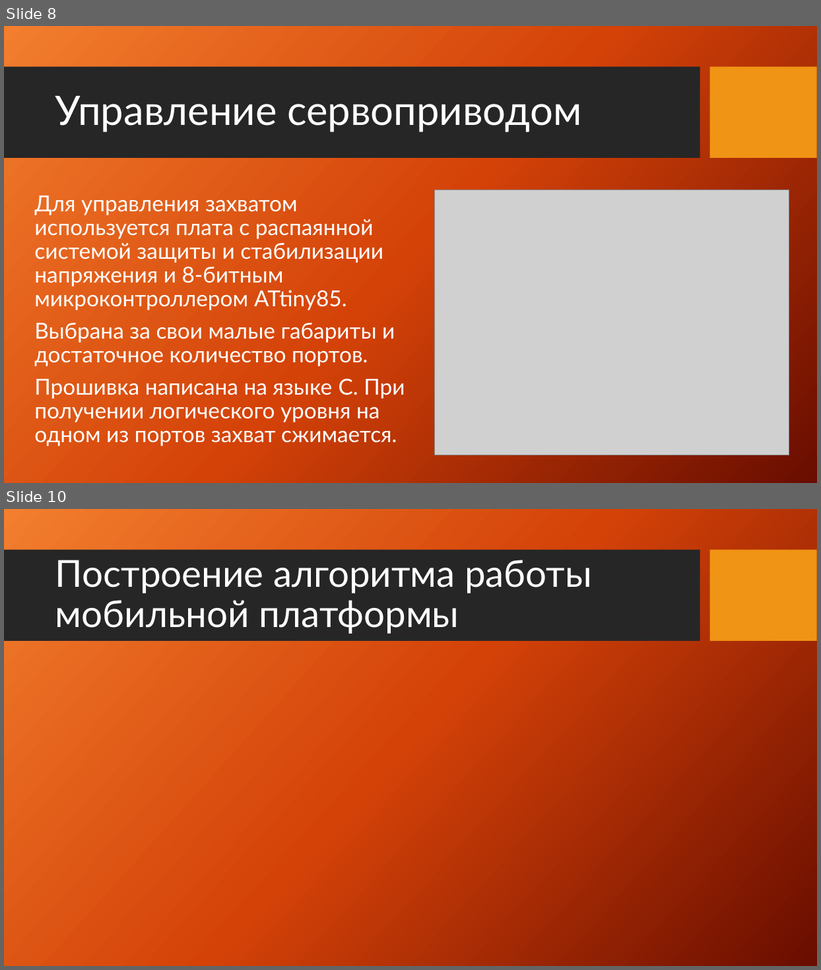
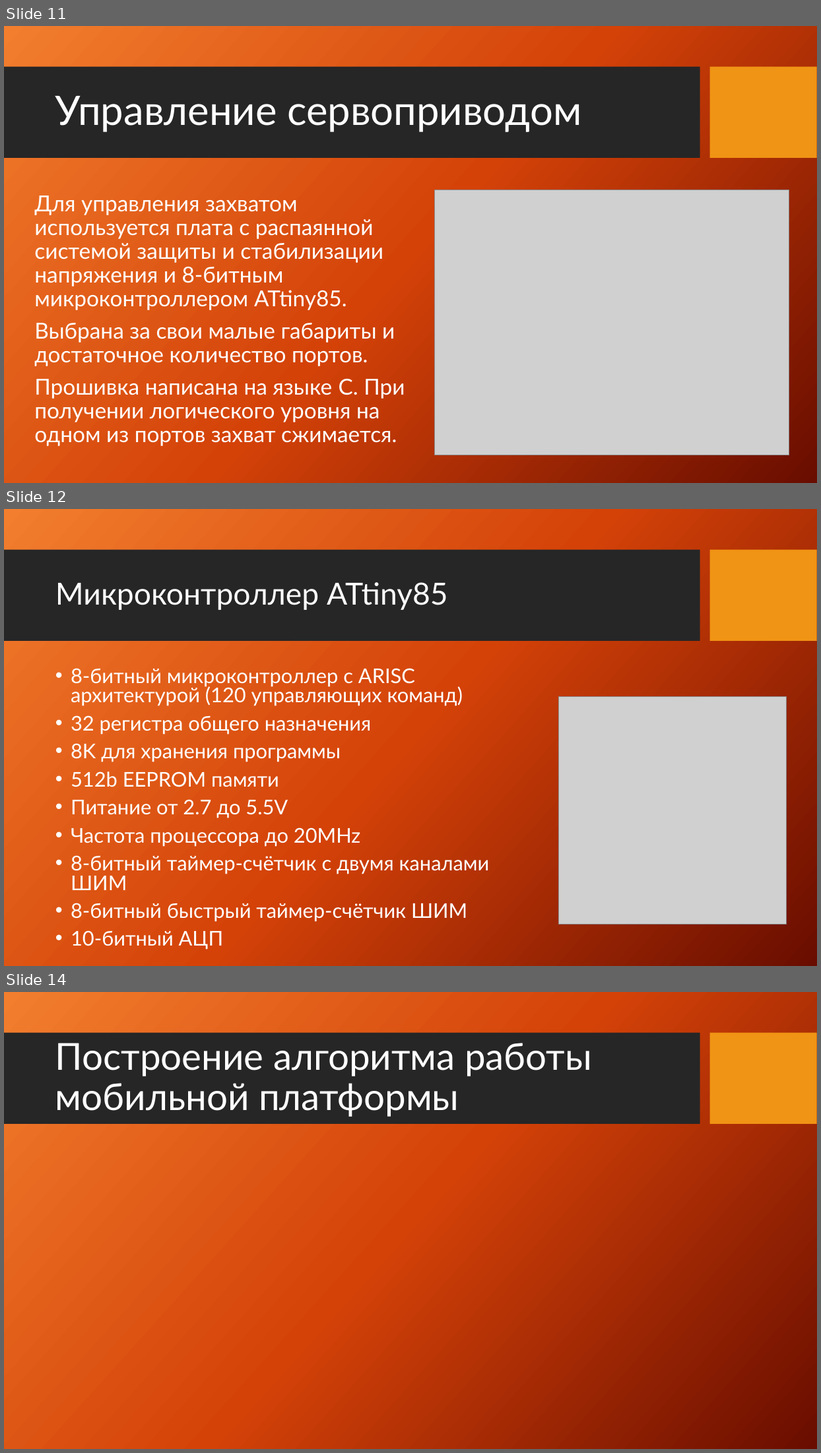
Before and after one commit to vladubase/WorldSkillsBelarus2020, a slide deck: Presentation/Презентация проектных решений.pptx. Shown one above the other, each under a label of ours: slides 8 and 10 before the commit, slides 11, 12 and 14 after it; the slides between them are not shown. The pictures are 821x970 and 821x1453 pixels, drawn with LibreOffice and Linux fonts; fonts in the diff are those of the drawing; grey boxes stand for pictures; background and template pictures are left out. Boxes give left, top, right and bottom in pixels: in the first picture for what was removed or moved away, otherwise in the second. Text is boxed around its words. In the diff, an @@ line names an element or a change of style, - is before the commit and + after.

```diff
--- a/Presentation/Презентация проектных решений.pptx
+++ b/Presentation/Презентация проектных решений.pptx
@@ slide 12 added at (4, 509, 817, 966), background picture (left out); not listed: 2 template elements that a slide beside it also shows @@
@@ title added at (55, 582, 448, 610), 36 pt, text #FFFFFF @@
+Микроконтроллер ATtiny85
@@ text added at (71, 668, 490, 950), 24 pt, text #FFFFFF @@
+• 8-битный микроконтроллер с ARISC архитектурой (120 управляющих команд)
+• 32 регистра общего назначения
+• 8K для хранения программы
+• 512b EEPROM памяти
+• Питание от 2.7 до 5.5V
+• Частота процессора до 20MHz
+• 8-битный таймер-счётчик с двумя каналами ШИМ
+• 8-битный быстрый таймер-счётчик ШИМ
+• 10-битный АЦП
@@ picture added at (558, 697, 787, 925) @@
@@ what was slide 8 is now slide 11 @@
@@ what was slide 10 is now slide 14 @@
```
Also in this commit, not shown: 7 slides changed, 3 other slides added.
